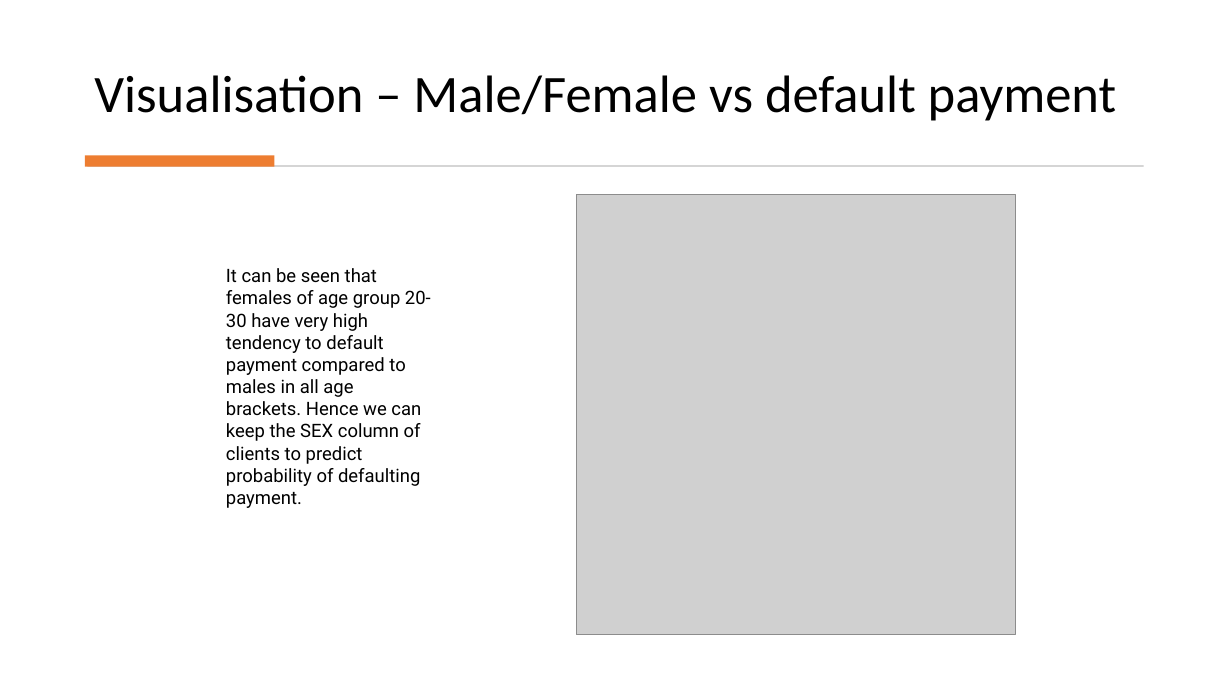
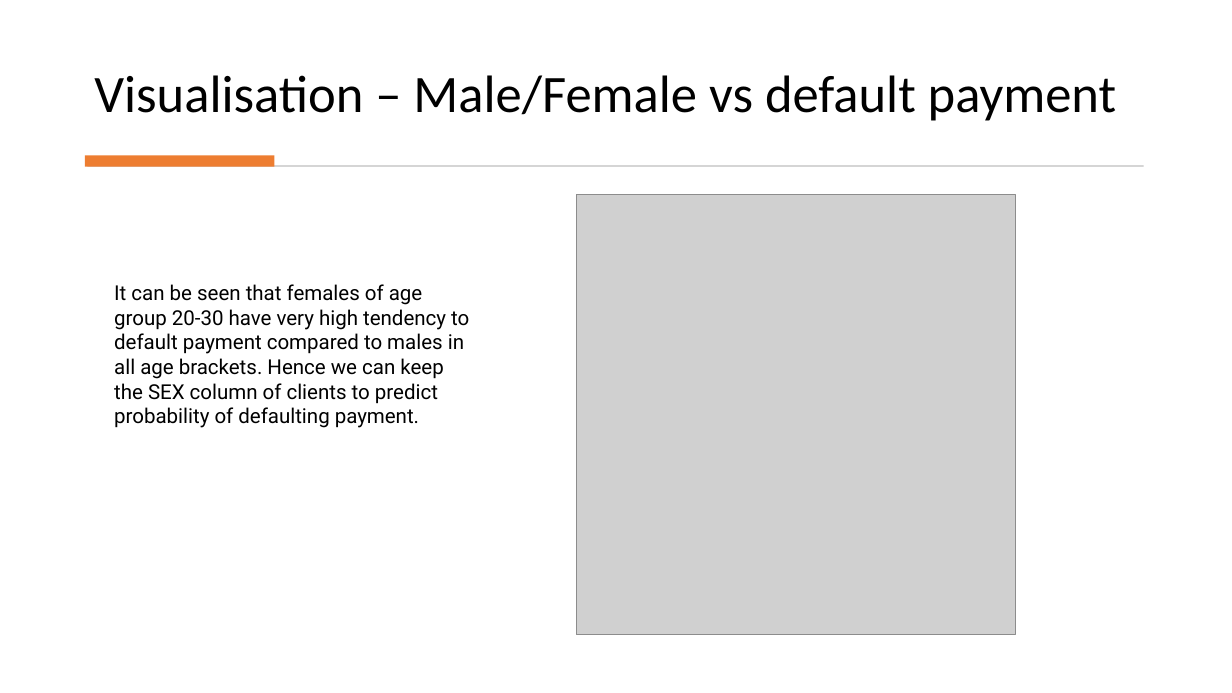
Before and after one commit to pragyanandan/mini-Project-2-ML, a slide deck: slide 9 of Mini-Project.pptx. Drawn at 1232x693 pixels with LibreOffice and Linux fonts; fonts in the diff are those of the drawing; grey boxes stand for pictures. Boxes give left, top, right and bottom in pixels: in the first picture for what was removed or moved away, otherwise in the second. Text is boxed around its words. In the diff, an @@ line names an element or a change of style, - is before the commit and + after.

```diff
--- a/Mini-Project.pptx
+++ b/Mini-Project.pptx
@@ text "It can be seen that ...": place and size @@
-text "It can be seen that ..." at [226, 268, 431, 486]
+text "It can be seen that ..." at [114, 284, 469, 428]
@@ text "It can be seen that ..." at [114, 284, 469, 428]: size 14.4 to 16 pt @@
```
Also in this commit, not shown: 5 other slides changed.
